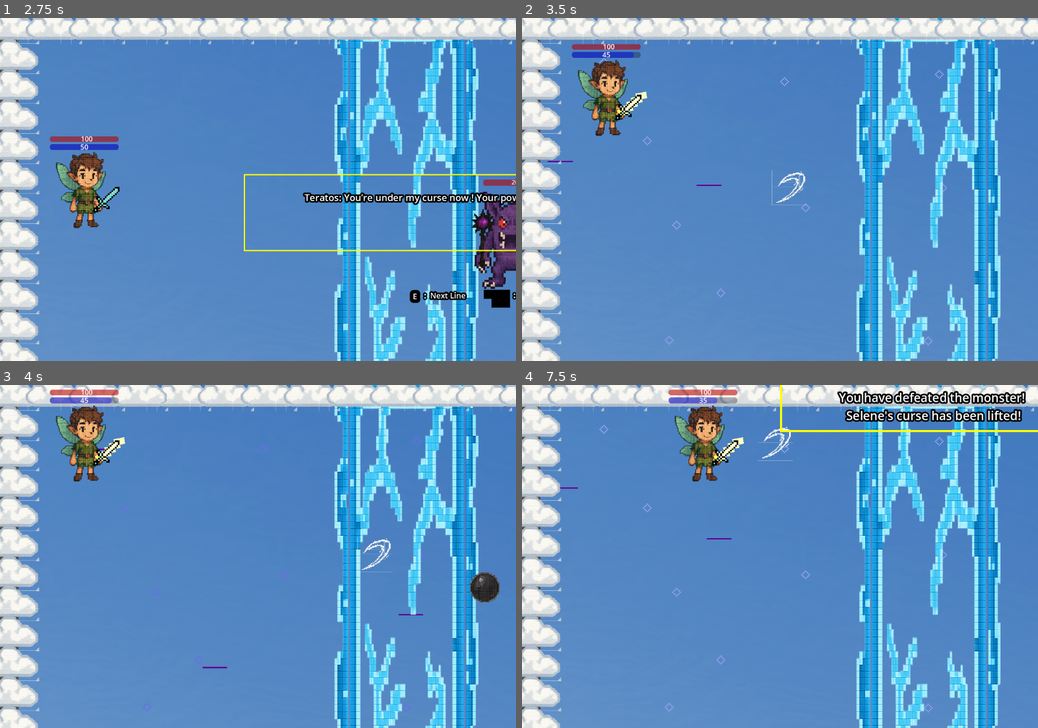
Above: before the commit, frames 1-4 (two rows, left to right).
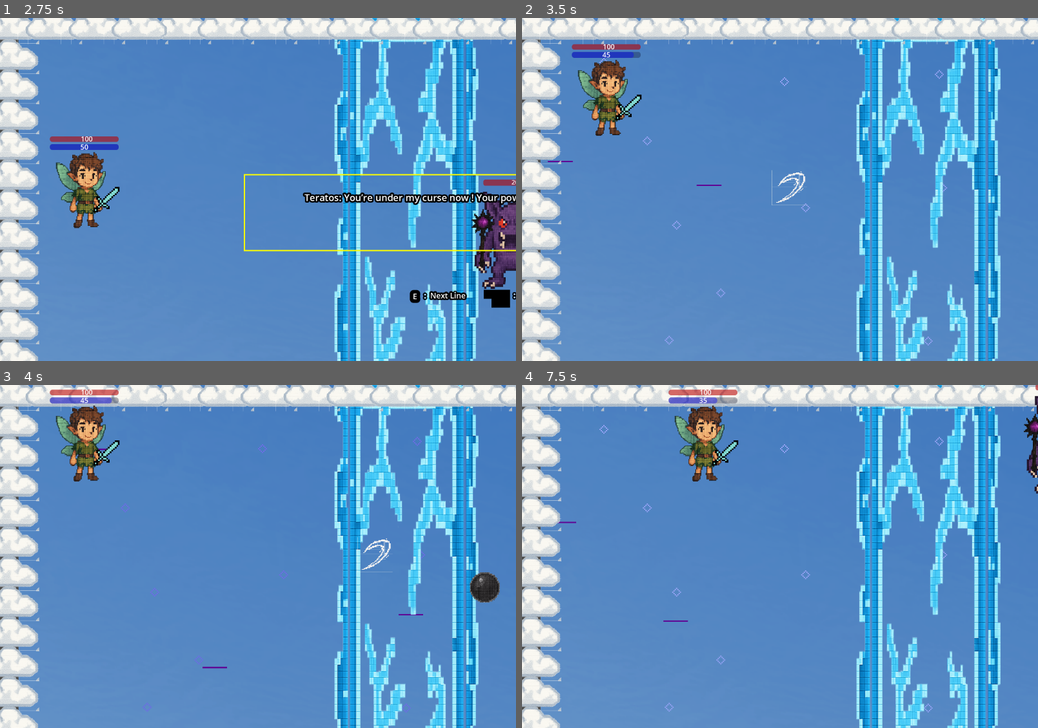
Above: after the commit, the same moments.

Repository: Abdullah-Ha00/the_fairy_orion
Game: Godot game, scene res://scenes/menu/main_menu.tscn
The game is run twice, just before and just after one commit, with the same random seed, the same clock (stepped at 60 frames per second) and the same inputs.
Inputs:
- Up to frame 1 (2.75 s): tap Enter (accept) at 0.5 s; hold Enter (accept) 0.53-1.28 s; hold Up (up) from 0.53 s (still down); tap E (advance_dialogue) at 1.35 s; hold Space (attach action) from 2.03 s (still down)
- Up to frame 2 (3.5 s): keep holding Up (up); tap Enter (accept) at 2.75, 2.85 s; release Space (attach action) at 2.78 s
- Up to frame 3 (4 s): keep holding Up (up); hold E (advance_dialogue) from 3.53 s (still down)
- Up to frame 4 (7.5 s): release E (advance_dialogue) at 4.28 s; tap Space (attach action) at 4.35 s; hold Enter (accept) 5.03-5.78 s; release Up (up) at 5.78 s; hold Right (right) 5.78-6.53 s; tap E (advance_dialogue) at 5.85 s; hold Space (attach action) 6.53-7.28 s; hold Up (up) from 6.53 s (still down); tap Enter (accept) at 7.35 s

Frame 1 is identical in both runs. In frame 2, 0.1% of the frame differs, in the area x 18-25%, y 21-29%; in frame 3, 0.1%; in frame 4, 3.2%, in the area x 6-100%, y 0-70%.

Commit message:
add on hit color effect

Diff:
--- a/globals/global_functions.gd
+++ b/globals/global_functions.gd
@@ -4,3 +4,9 @@
 	for button in get_tree().get_nodes_in_group("Buttons"):
 		if arrow.get_global_rect().has_point(button.global_position):
 			button.grab_focus()
+
+func change_color_on_hit(body:Node):
+	if body.health>0:
+		body.modulate = Color.RED
+		await get_tree().create_timer(0.5).timeout
+		body.modulate= body.self_modulate
--- a/scenes/monster/monster.tscn
+++ b/scenes/monster/monster.tscn
@@ -37,7 +37,7 @@
 
 [sub_resource type="Animation" id="Animation_18f66"]
 resource_name = "orb_light"
-length = 2.0
+length = 0.5
 tracks/0/type = "value"
 tracks/0/imported = false
 tracks/0/enabled = true
@@ -45,10 +45,10 @@
 tracks/0/interp = 1
 tracks/0/loop_wrap = true
 tracks/0/keys = {
-"times": PackedFloat32Array(0.133333, 0.433333, 0.666667, 0.833333, 1, 1.23333, 1.46667, 1.66667, 1.9),
-"transitions": PackedFloat32Array(1, 1, 1, 1, 1, 1, 1, 1, 1),
+"times": PackedFloat32Array(0, 0.1, 0.2, 0.3, 0.4, 0.5),
+"transitions": PackedFloat32Array(1, 1, 1, 1, 1, 1),
 "update": 0,
-"values": [5.0, 15.0, 30.0, 60.0, 100.0, 60.0, 30.0, 15.0, 0.0]
+"values": [5.0, 30.0, 60.0, 100.0, 60.0, 0.0]
 }
 tracks/1/type = "value"
 tracks/1/imported = false
@@ -57,7 +57,7 @@
 tracks/1/interp = 1
 tracks/1/loop_wrap = true
 tracks/1/keys = {
-"times": PackedFloat32Array(0, 2),
+"times": PackedFloat32Array(0, 0.5),
 "transitions": PackedFloat32Array(1, 1),
 "update": 1,
 "values": [true, false]
--- a/scenes/player/fairy_boy.tscn
+++ b/scenes/player/fairy_boy.tscn
@@ -41,7 +41,7 @@
 
 [sub_resource type="Animation" id="Animation_7yxve"]
 resource_name = "sword_light"
-length = 2.0
+length = 0.5
 tracks/0/type = "value"
 tracks/0/imported = false
 tracks/0/enabled = true
@@ -49,10 +49,10 @@
 tracks/0/interp = 1
 tracks/0/loop_wrap = true
 tracks/0/keys = {
-"times": PackedFloat32Array(0, 0.4, 0.8, 1.1, 1.43333, 1.7, 1.93333),
-"transitions": PackedFloat32Array(1, 1, 1.18921, 1, 1, 1, 1),
+"times": PackedFloat32Array(0, 0.1, 0.2, 0.3, 0.4, 0.5),
+"transitions": PackedFloat32Array(1, 1, 1, 1, 1, 1),
 "update": 0,
-"values": [6.95, 12.0, 24.0, 48.0, 30.0, 15.0, 0.0]
+"values": [6.95, 12.0, 48.0, 30.0, 15.0, 0.0]
 }
 tracks/1/type = "value"
 tracks/1/imported = false
@@ -61,7 +61,7 @@
 tracks/1/interp = 1
 tracks/1/loop_wrap = true
 tracks/1/keys = {
-"times": PackedFloat32Array(0, 2),
+"times": PackedFloat32Array(0, 0.5),
 "transitions": PackedFloat32Array(1, 1),
 "update": 1,
 "values": [true, false]
--- a/scenes/special_attacks/black_orb.gd
+++ b/scenes/special_attacks/black_orb.gd
@@ -15,4 +15,5 @@
 	if body.is_ally:
 		body.health -=orb_damage
 		body.update_health_text()
+		GlobalFunctions.change_color_on_hit(body)
 	queue_free()
--- a/scenes/special_attacks/sword_beam.gd
+++ b/scenes/special_attacks/sword_beam.gd
@@ -2,7 +2,7 @@
 var speed:int = 500
 var direction:Vector2 = Vector2.RIGHT
 var is_projectile:bool = true
-var laser_damage:int = 100
+var laser_damage:int = 15
 func _ready() -> void:
 	$RemoveLaserTimer.start()
 
@@ -16,6 +16,7 @@
 	if body.is_enemy ==true or body.is_ally ==true:
 		body.health-=laser_damage
 		body.update_health_text()
+		GlobalFunctions.change_color_on_hit(body)
 	queue_free()
 
 func _on_area_entered(area: Area2D) -> void:
--- a/scenes/world/world.gd
+++ b/scenes/world/world.gd
@@ -74,6 +74,7 @@
 	$Fairy.is_moving=false
 	$Fairy.can_cast_sword_beam =false
 	$Fairy.health -=$Fence.shock_damage
+	GlobalFunctions.change_color_on_hit(GlobalStats.fairy_node)
 	$Fairy/Timers/Shock.start()
 
 func increase_stats():
